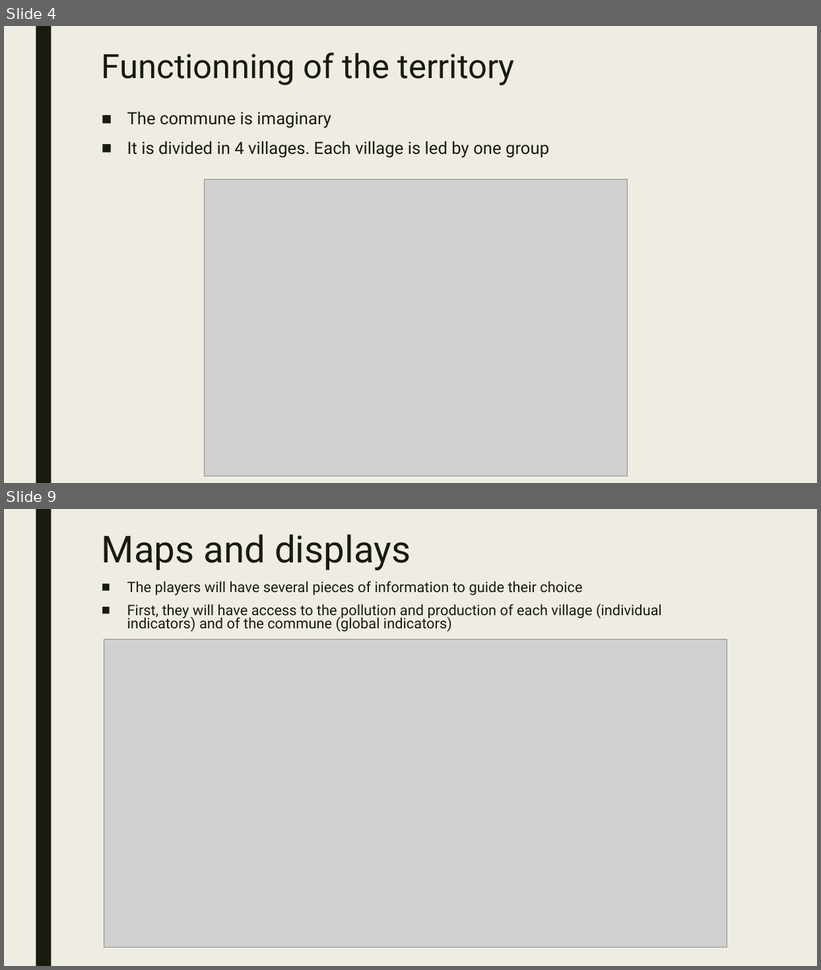
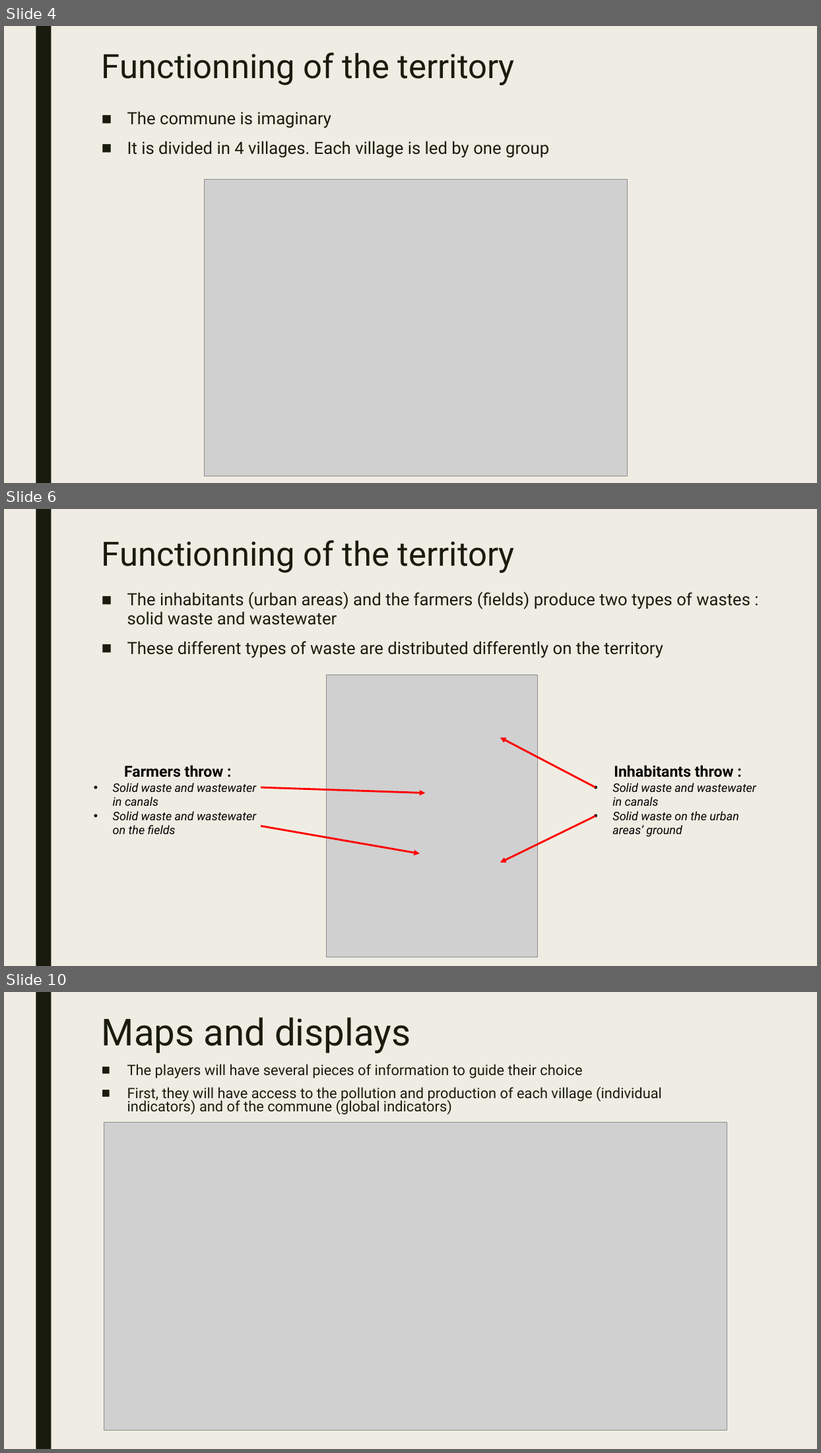
Before and after one commit to ACROSS-Lab/BacHungHai-Waste, a slide deck: Various materials/Ecogame.pptx. Shown one above the other, each under a label of ours: slides 4 and 9 before the commit, slides 4, 6 and 10 after it; the slides between them are not shown. The pictures are 821x970 and 821x1453 pixels, drawn with LibreOffice and Linux fonts; fonts in the diff are those of the drawing; grey boxes stand for pictures. Boxes give left, top, right and bottom in pixels: in the first picture for what was removed or moved away, otherwise in the second. Text is boxed around its words. In the diff, an @@ line names an element or a change of style, - is before the commit and + after.

```diff
--- a/Various materials/Ecogame.pptx
+++ b/Various materials/Ecogame.pptx
@@ slide 6 added at (4,509,817,966), background #EFEDE3; not listed: 1 template element that a slide beside it also shows @@
@@ title added at (102,540,515,573), 39.6 pt, text #191B0E @@
+Functionning of the territory
@@ text added at (127,591,750,658), 20 pt, text #191B0E @@
+■ The inhabitants (urban areas) and the farmers (fields) produce two types of wastes : solid waste and wastewater
+■ These different types of waste are distributed differently on the territory
@@ picture added at (326,675,537,957) @@
@@ arrow added from (596, 788) to (500, 738), #FF0000 2.25 pt @@
@@ text added at (113,765,256,834), 14 pt, text #000000, italic @@
+Farmers throw :
+• Solid waste and wastewater in canals
+• Solid waste and wastewater on the fields
@@ text added at (613,765,756,837), 14 pt, text #000000, italic @@
+Inhabitants throw :
+• Solid waste and wastewater in canals
+• Solid waste on the urban areas’ ground
@@ arrow added from (261, 788) to (426, 793), #FF0000 2.25 pt @@
@@ arrow added from (596, 817) to (500, 863), #FF0000 2.25 pt @@
@@ arrow added from (261, 826) to (420, 854), #FF0000 2.25 pt @@
@@ what was slide 9 is now slide 10 @@
```
Also in this commit, not shown: 5 slides changed, 2 other slides added, 2 slides removed, 1 other file.
